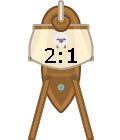
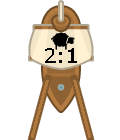
Before/after of a 120x140 layered artwork. What changed in the layer stack:
painted on "sheep.png" over [left=51, top=32, right=75, bottom=50]
